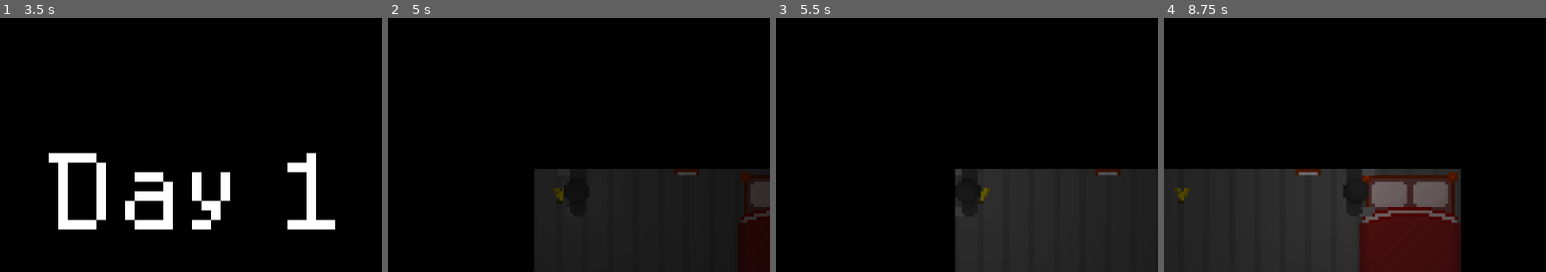
Above: before the commit, frames 1-4 (left to right).
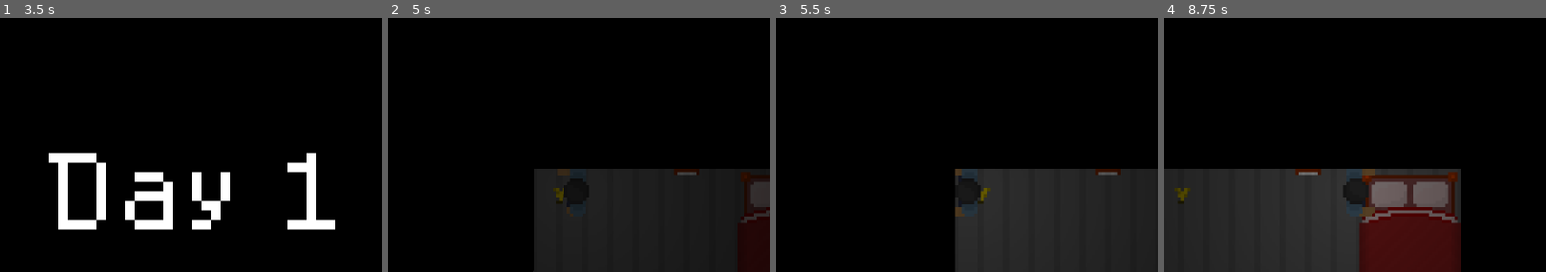
Above: after the commit, the same moments.

Repository: Gabriel-D-P/Boxed-Memories
Game: Godot game, scene res://Nodes/menu.tscn
Two runs of this game, one before a commit and one after it. Both use one fixed random seed, a clock stepped at 60 frames per second and the inputs below. Sound files missing from this copy of the repository are replaced by a short silence.
Inputs (mouse positions are % of the whole screen's width and height, from its top left):
- Up to frame 1 (3.5 s): click (22, 50) at 0.5 s; hold D (Right) 1.28-2.03 s; hold E (Hold) 1.28-2.03 s; tap Enter at 2 s; hold S (Down) 2.03-2.78 s; tap Tab (Tab) at 2.1 s; tap Space at 2.75 s; hold D (Right) from 2.78 s (still down); hold E (Hold) from 2.78 s (still down)
- Up to frame 2 (5 s): tap Enter at 3.5 s; release D (Right) at 3.53 s; release E (Hold) at 3.53 s; hold W (Up) 3.53-4.28 s; tap Tab (Tab) at 3.6 s; hold A (Left) from 4.28 s (still down); hold E (Hold) from 4.28 s (still down)
- Up to frame 3 (5.5 s): keep holding A (Left); release E (Hold) at 5.03 s; tap Tab (Tab) at 5.1 s
- Up to frame 4 (8.75 s): tap Space at 5.75 s; release A (Left) at 5.78 s; hold S (Down) 5.78-6.53 s; hold E (Hold) 5.78-6.53 s; hold D (Right) 6.53-7.28 s; tap Tab (Tab) at 6.6, 8.1 s; hold W (Up) 7.28-8.03 s; hold E (Hold) 7.28-8.03 s; hold D (Right) from 8.03 s (still down)
The pictures show only the part of the screen within x 25-75%, y 16-66%; the shares and areas given below are measured in that part.

Frame 1 is identical in both runs. In frame 2, less than 0.1% of the frame differs, in the area x 47-52%, y 60-76%; in frame 3, 0.4%; in frame 4, 0.6%, in the area x 47-56%, y 59-79%.

Commit message:
Player now has color

Diff:
--- a/project.godot
+++ b/project.godot
@@ -27,6 +27,9 @@
 window/size/viewport_height=160
 window/size/mode=3
 window/stretch/mode="canvas_items"
+window/image="uid://n85dftqm7aub"
+window/icon="uid://n85dftqm7aub"
+window/description="Small game made for the Bad Ideas game jam."
 
 [input]
 
Binary file changed: Sprites/Box.png
Binary file changed: Sprites/Items.png
Binary file changed: Sprites/MenuBG.png
Binary file changed: Sprites/Player.png
Not shown, changed: export_presets.cfg
